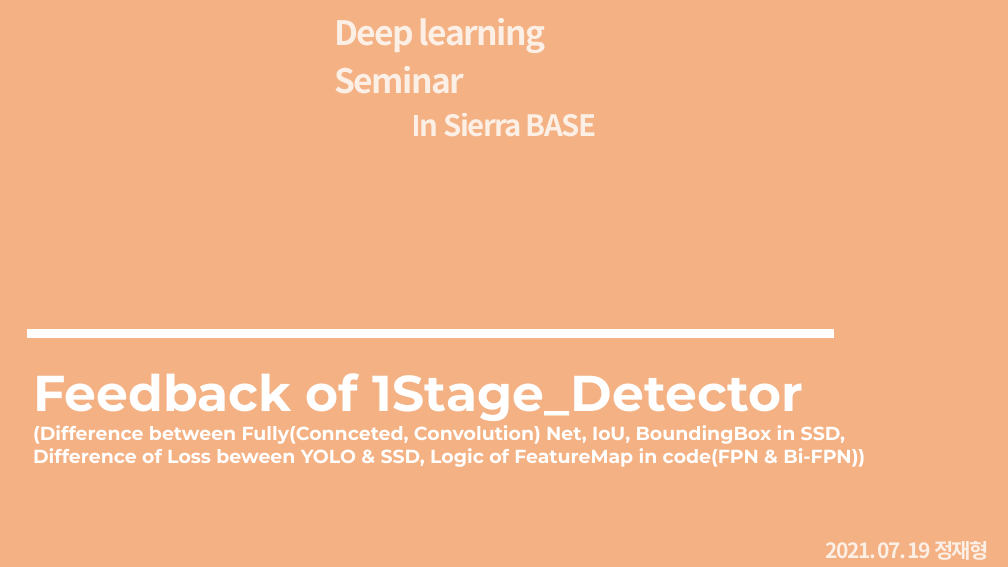
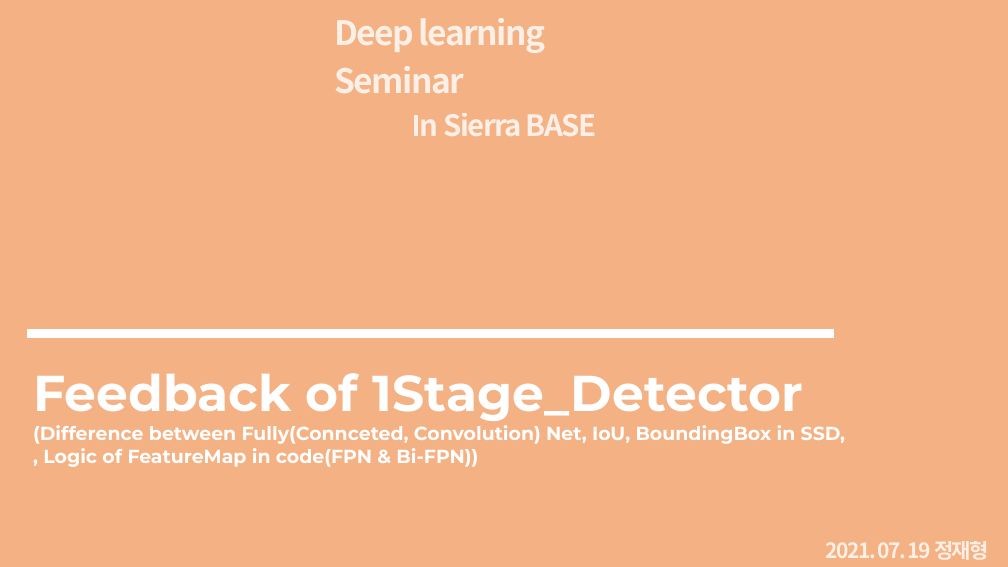
Before and after one commit to JaeHyung-Jung/Seminar_Deeplearning, a slide deck: slide 1 of 3rd_week/Seminar_3rd_week_feedback.pptx. Drawn at 1008x567 pixels with LibreOffice and Linux fonts; fonts in the diff are those of the drawing. Boxes give left, top, right and bottom in pixels: in the first picture for what was removed or moved away, otherwise in the second. Text is boxed around its words. In the diff, an @@ line names an element or a change of style, - is before the commit and + after.

```diff
--- a/3rd_week/Seminar_3rd_week_feedback.pptx
+++ b/3rd_week/Seminar_3rd_week_feedback.pptx
@@ text at <box>43,448,478,467</box>: text changed @@
-Difference of Loss beween YOLO & SSD, Logic of FeatureMap in code(FPN & Bi-FPN))
+, Logic of FeatureMap in code(FPN & Bi-FPN))
```
Also in this commit, not shown: 7 other slides changed, 4 slides removed.
